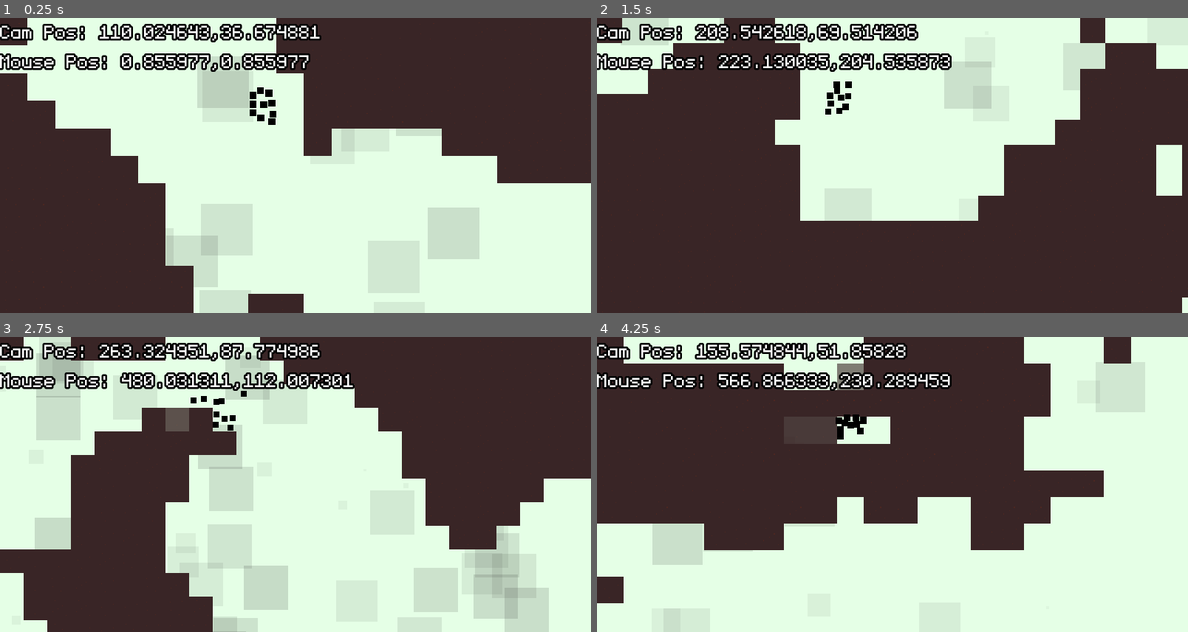
Above: before the commit, frames 1-4 (two rows, left to right).
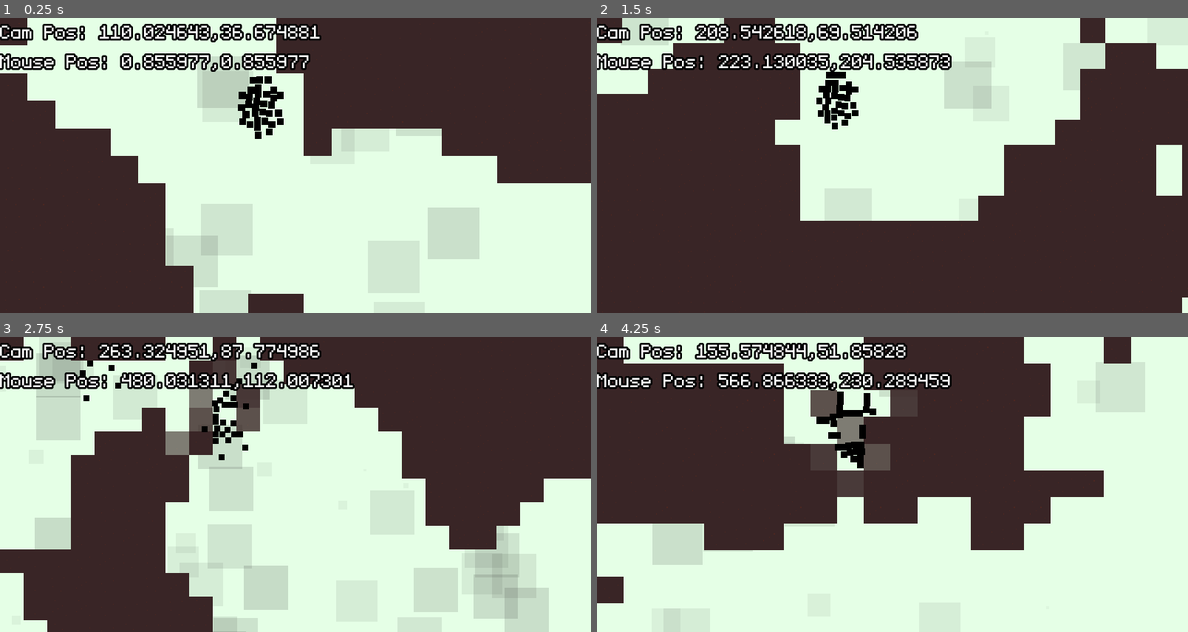
Above: after the commit, the same moments.

Repository: aleksfadini/LD48
Game: Godot game, scene res://Scenes/Main.tscn
The game is run twice, just before and just after one commit, with the same random seed, the same clock (stepped at 60 frames per second) and the same inputs.
Inputs (mouse positions are in pixels of both pictures, inside the frame that each line leads up to):
- Up to frame 1 (0.25 s): no input
- Up to frame 2 (1.5 s): tap Enter (ui_accept) at 0.5, 0.77 s; move the mouse to (1022, 150) at 0.52 s; move the mouse to (774, 180) at 1.27 s
- Up to frame 3 (2.75 s): tap Enter (ui_accept) at 1.52 s; move the mouse to (354, 419) at 2.02 s
- Up to frame 4 (4.25 s): move the mouse to (862, 543) at 2.77 s; tap Enter (ui_accept) at 3.02, 3.77 s; move the mouse to (1069, 528) at 3.52 s

The runs differ from the first frame. In frame 1, 0.7% of the frame differs, in the area x 40-48%, y 19-41%; in frame 2, 0.6%; in frame 3, 3.2%; in frame 4, 4.3%, in the area x 31-52%, y 9-52%.

Commit message:
fixed my tile coming back problem. YYYAAAAYYYY

Diff:
--- a/Prefabs/Fly.gd
+++ b/Prefabs/Fly.gd
@@ -1,7 +1,7 @@
 extends KinematicBody2D
 
-var transitionTimeMin = 1 # was 5
-var transitionTimeMax = 5 # was 10
+var transitionTimeMin = 0.2 # was 5
+var transitionTimeMax = 2 # was 10
 var speedMin = 140
 var speedMax = 250
 var attractionSpeed = 200
@@ -10,6 +10,7 @@
 var max_age = 10 # then they die. this number is replaced by randomizer
 var maxAgeMin=30
 var maxAgeMax=70
+var chance_of_not_eating=0.9
 var food_value=5
 var lastVec = null
 var nextVec = Vector2(0,0)
@@ -20,8 +21,10 @@
 #var cannot_reproduce = true
 #var refractaryPeriodTime=4 # seconds
 var scaredSpeed=1.5
+var MainNode
 func _ready():
 	init("fly")
+	MainNode=get_parent().get_parent()
 #	$randomizeDir.start()
 
 #func _process(delta):
@@ -53,50 +56,23 @@
 #			else:
 			velocity=velocity.bounce(collision.normal)
 		if collision.collider is TileMap:
-			# Find the character's position in tile coordinates
-			var tile_pos = collision.collider.world_to_map(position)
-			# Find the colliding tile position
-			tile_pos -= collision.normal
-			# Get the tile id
-			var tile_id = collision.collider.get_cellv(tile_pos)
-			if tile_id >= 3:
-				collision.collider.set_cellv(tile_pos, -1)
-				velocity=velocity.bounce(collision.normal)
+			if randf() > chance_of_not_eating:
+				# Find the character's position in tile coordinates
+				var tile_pos = collision.collider.world_to_map(position)
+				# Find the colliding tile position
+				tile_pos -= collision.normal
+				# Get the tile id
+#				var tile_id = collision.collider.get_cellv(tile_pos)
+				MainNode.eatCell(tile_pos)
+#				if tile_id >= 3:
+#					velocity=velocity.bounce(collision.normal)
+#					collision.collider.set_cellv(tile_pos, -1)
+#				elif tile_id < 3:
+#	#				yield($eatCell, "timeout")
+#					collision.collider.set_cellv(tile_pos, tile_id+1)
+			else:
+				pass
 
-			else:
-				collision.collider.set_cellv(tile_pos, tile_id+1)
-#	if collision:
-#		if collision.collider.is_in_group("walls"):
-#			velocity=velocity.bounce(collision.normal)
-##			return
-##			print("colliding with walls")
-##		elif collision.collider.is_in_group("scare"):
-##			print("scared!")
-##			velocity=velocity.bounce(collision.normal)*scaredSpeed
-##			return
-#
-##			velocity=(global_position-collision.collider.global_position).normalized()*speedMax
-#		elif collision.collider.is_in_group("red"):
-#			if critter_type != "red":
-#				queue_free()
-#				collision.collider.set_age(-food_value)
-#				if critter_type == "blue":
-#					get_parent().elephants -= 1
-#				if critter_type == "green":
-#					get_parent().rabbits -= 1
-#				get_parent().update_pop_tot()
-#			else:
-#				velocity=velocity.bounce(collision.normal)
-#		elif collision.collider.is_in_group("green"):
-#			velocity = velocity.slide(collision.normal)
-##			if critter_type == "green":
-##				if not cannot_reproduce:
-###					if get_colliding_bodies().size()<=3:
-##						get_parent().spawn_green_at(global_position)
-##						just_reproduced()
-#		elif collision.collider.is_in_group("blue"):
-#			velocity = Vector2(0,0)
-#	move_and_slide(nextVec)
 func init(type="fly"):
 	max_age=rand_range(maxAgeMin,maxAgeMax)
 	if type == "fly":
@@ -105,8 +81,8 @@
 		add_to_group("flies")
 		critter_type = "fly"
 #		speedMax*=2
-		transitionTimeMax/=float(2)
-		transitionTimeMin/=float(2)
+#		transitionTimeMax/=float(2)
+#		transitionTimeMin/=float(2)
 #		max_age/=float(1.5)
 		scale=Vector2(4,4)
 #	just_reproduced()
--- a/Prefabs/attractionForce.gd
+++ b/Prefabs/attractionForce.gd
@@ -5,9 +5,10 @@
 # var a = 2
 # var b = "text"
 var permanence = 0.4 #seconds
-
+export var radius = 2
 # Called when the node enters the scene tree for the first time.
 func _ready():
+	scale=Vector2(radius,radius)
 	$Particles.emitting=true
 	$die.wait_time=Globals.attraction_permanence
 	$die.start()
--- a/Scenes/Main.gd
+++ b/Scenes/Main.gd
@@ -109,7 +109,7 @@
 	# will need to find an empty space going row by row, checking that it is empty
 	# just delete a bunch of cells around starting point!!!
 	camera_target=starting_point
-	spawn_flies(10,starting_point)
+	spawn_flies(Playervars.flies,starting_point)
 func spawn_flies(numb=10,start_point=Vector2()):
 	var counter=0
 	var point=start_point
@@ -119,6 +119,7 @@
 	var D = true
 	var L = true
 	var U = true
+	# cant believe this junk works
 	while counter < numb:
 		if R:
 			point+=Vector2.RIGHT*counter
@@ -145,8 +146,6 @@
 			D = true
 			L = true
 			U = true
-
-
 func spawn_single_fly(pos):
 	var f = flyInst.instance()
 	$Flies.add_child(f)
@@ -162,3 +161,12 @@
 func _on_touchIgnore_timeout():
 	touch_ignore=false
 	$touchIgnore.start()
+
+func eatCell(tile_pos):
+	var tile_id = $TileMap.get_cellv(tile_pos)
+	if tile_id == 3:
+#		velocity=velocity.bounce(collision.normal)
+		$TileMap.set_cellv(tile_pos, -500)#this is CRAZYYYY
+	elif tile_id < 3:
+#				yield($eatCell, "timeout")
+		$TileMap.set_cellv(tile_pos, tile_id+1)
Not shown, changed: LD48.md
